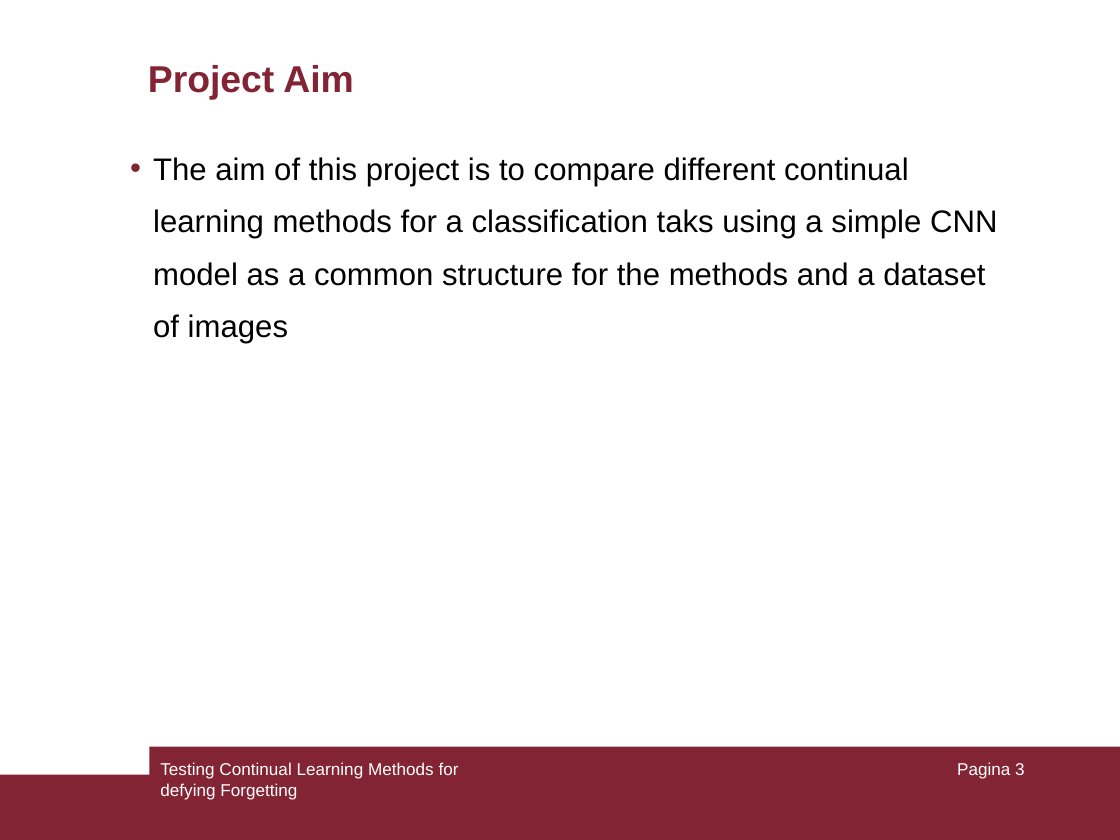
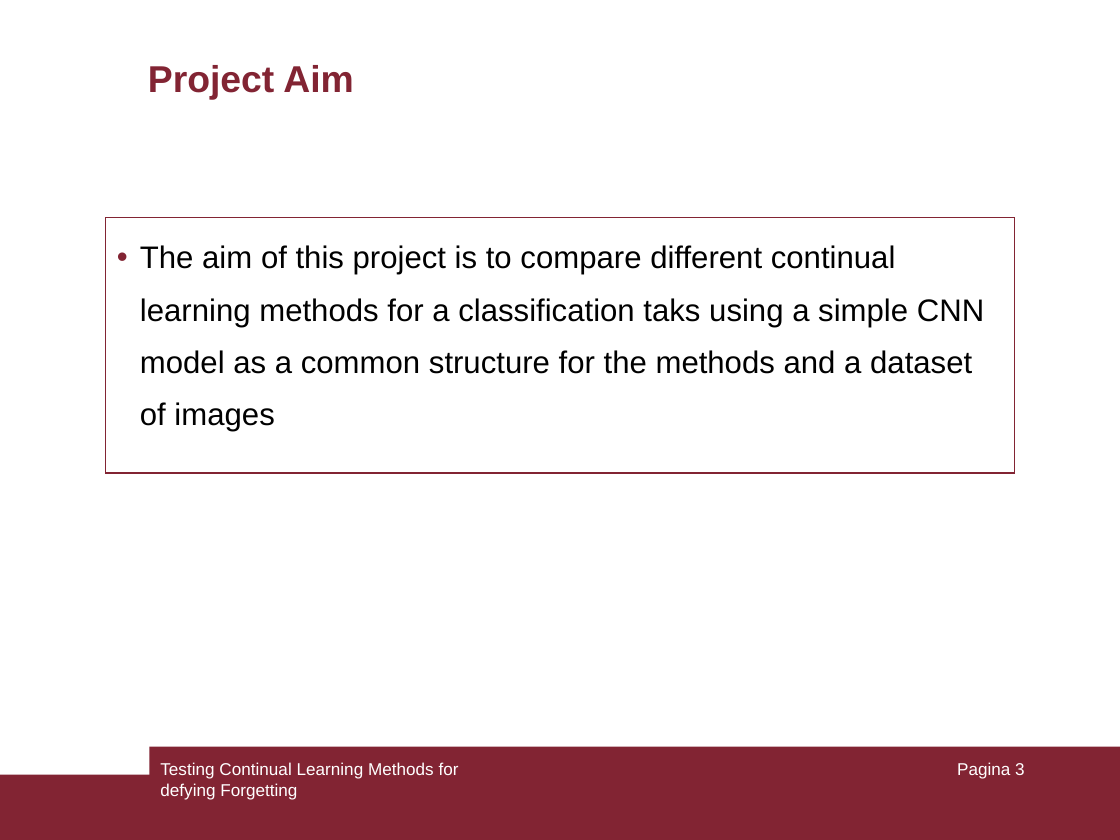
Before and after one commit to giacomotelloli/ContinualLearning, a slide deck: slide 3 of PresPrj.ppt. Drawn at 1120x840 pixels with LibreOffice and Linux fonts; fonts in the diff are those of the drawing. Boxes give left, top, right and bottom in pixels: in the first picture for what was removed or moved away, otherwise in the second. Text is boxed around its words. In the diff, an @@ line names an element or a change of style, - is before the commit and + after.

```diff
--- a/PresPrj.ppt
+++ b/PresPrj.ppt
@@ text "The aim of this project ...": place and size @@
-text "The aim of this project ..." at bbox=[153, 157, 997, 343]
+text "The aim of this project ..." at bbox=[105, 217, 1014, 473]
@@ text "The aim of this project ..." at bbox=[105, 217, 1014, 473]: outline none to #822433 0.74 pt @@
```
Also in this commit, not shown: 2 slides added, 4 slides removed, 1 other file.
